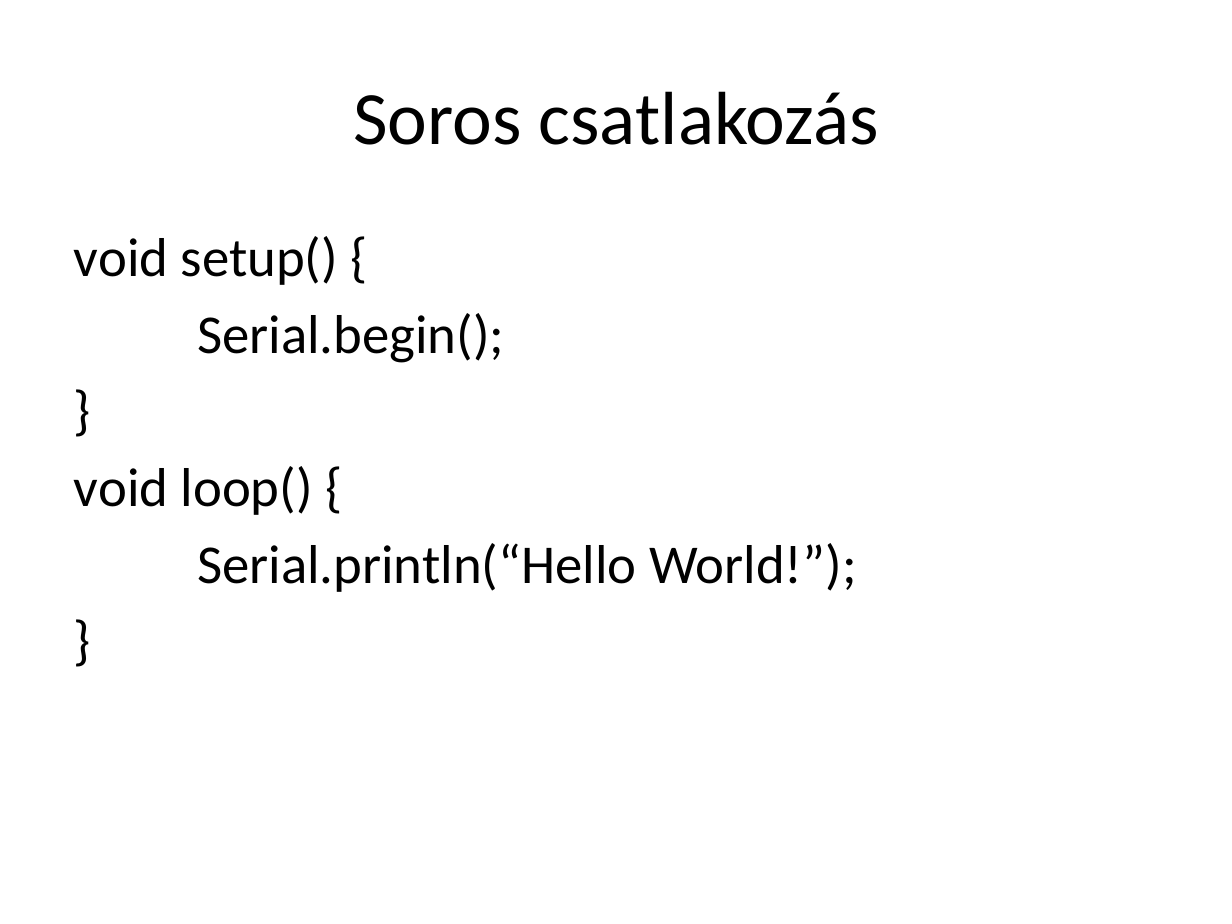
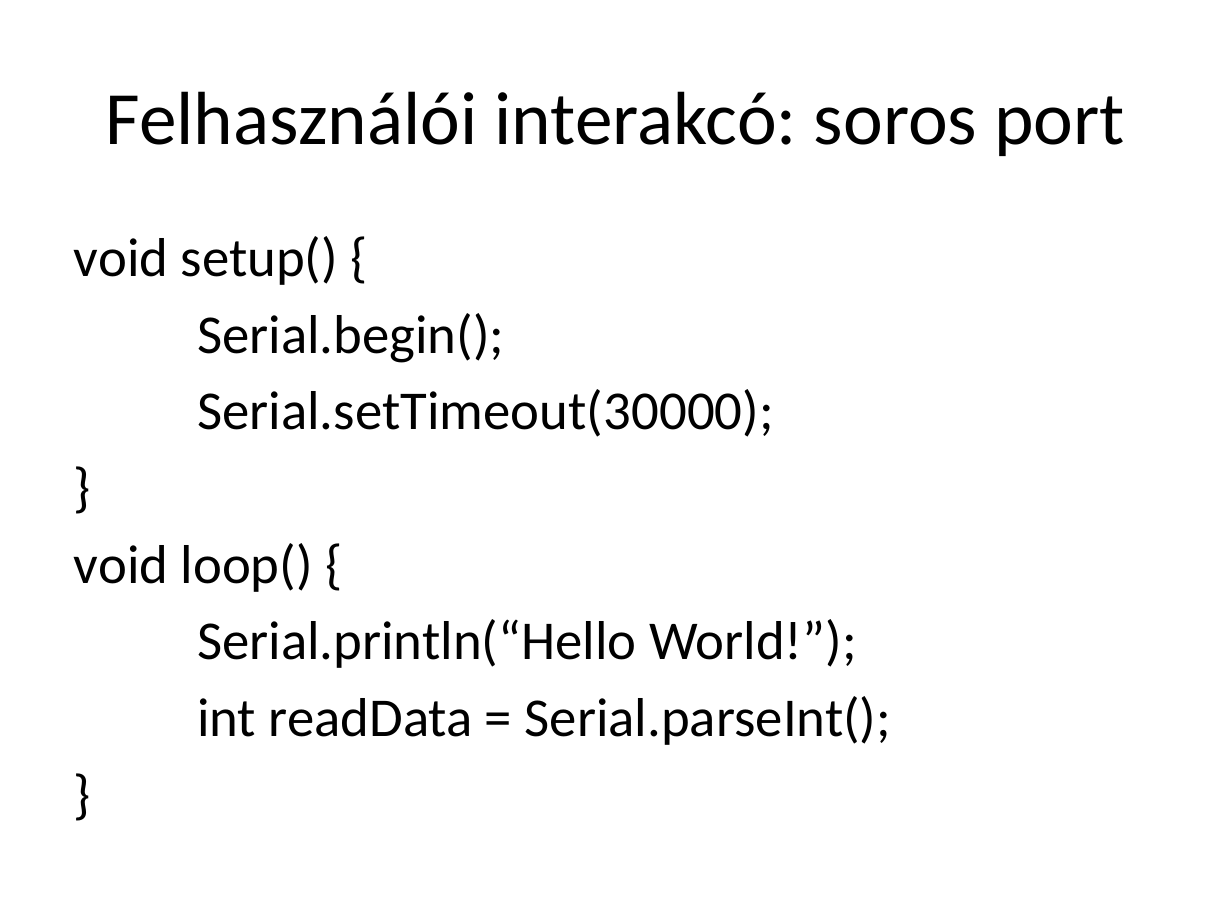
Before and after one commit to lajthabalazs/arduino, a slide deck: slide 29 of class/Arduino-cpp.pptx (slide 20 before the commit). Drawn at 1232x924 pixels with LibreOffice and Linux fonts; fonts in the diff are those of the drawing. Boxes give left, top, right and bottom in pixels: in the first picture for what was removed or moved away, otherwise in the second. Text is boxed around its words. In the diff, an @@ line names an element or a change of style, - is before the commit and + after.

```diff
--- a/class/Arduino-cpp.pptx
+++ b/class/Arduino-cpp.pptx
@@ title at (106,91,1125,156): text changed @@
-Soros csatlakozás
+Felhasználói interakcó: soros port
@@ text at (197,389,774,437): paragraph added @@
+Serial.setTimeout(30000);
@@ text at (197,696,892,745): paragraph added @@
+int readData = Serial.parseInt();
```
Also in this commit, not shown: 11 other slides changed, 24 slides added, 1 slide removed, 1 other file.
